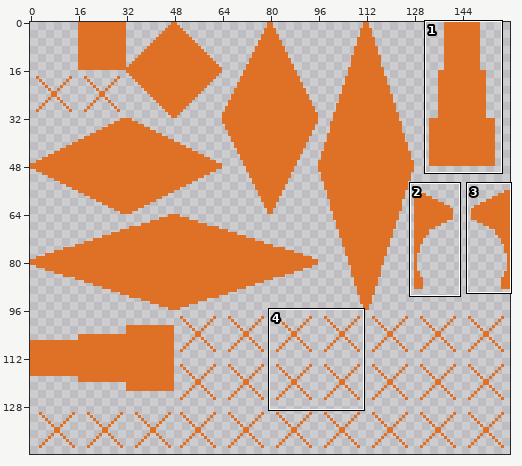
Pixel-art file, stored at art/baseTileset.aseprite. The picture above shows the old version from afar; the outline marks the close-up.
Close-up. First the earlier version:
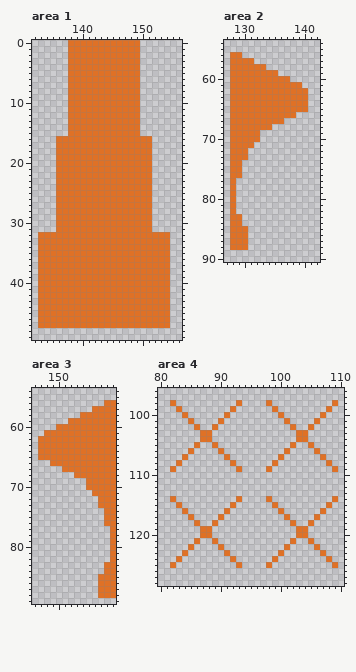
160x144 pixels, 1 frame. Shown: area 1: x 132..156, y 0..49; area 2: x 127..142, y 54..90; area 3: x 146..159, y 54..89; area 4: x 80..110, y 96..128. The commit also changed other parts of the picture, which this record leaves out.
Once edited:
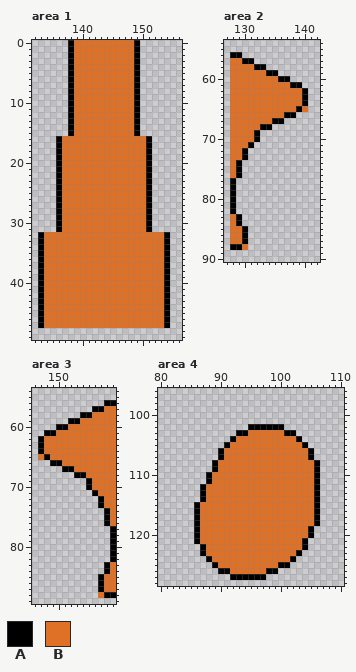
Palette (. is transparent): A #000000  B #df7126
Changes in this commit:
Changed rows in their new state; - is an unchanged pixel.
Area 1:
first column x 133:
 0 -----A----------A-----
 1 -----A----------A-----
 2 -----A----------A-----
 3 -----A----------A-----
 4 -----A----------A-----
 5 -----A----------A-----
 6 -----A----------A-----
 7 -----A----------A-----
 8 -----A----------A-----
 9 -----A----------A-----
10 -----A----------A-----
11 -----A----------A-----
12 -----A----------A-----
13 -----A----------A-----
14 -----A----------A-----
15 -----A----------A-----
16 ---A--------------A---
17 ---A--------------A---
18 ---A--------------A---
19 ---A--------------A---
20 ---A--------------A---
21 ---A--------------A---
22 ---A--------------A---
23 ---A--------------A---
24 ---A--------------A---
25 ---A--------------A---
26 ---A--------------A---
27 ---A--------------A---
28 ---A--------------A---
29 ---A--------------A---
30 ---A--------------A---
31 ---A--------------A---
32 A--------------------A
33 A--------------------A
34 A--------------------A
35 A--------------------A
36 A--------------------A
37 A--------------------A
38 A--------------------A
39 A--------------------A
40 A--------------------A
41 A--------------------A
42 A--------------------A
43 A--------------------A
44 A--------------------A
45 A--------------------A
46 A--------------------A
47 A--------------------A
Area 2:
first column x 128:
56 AA-----------
57 --AA---------
58 ----AA-------
59 ------AA-----
60 --------AA---
61 ----------AA-
62 ------------A
63 ------------A
64 ------------A
65 -----------A-
66 ---------AA--
67 -------AA----
68 -----AA------
69 ----A--------
70 ----A--------
71 ---A---------
72 --A----------
73 --A----------
74 -A-----------
75 -A-----------
76 -A-----------
77 A------------
78 A------------
79 A------------
80 A------------
81 A------------
82 A------------
83 -A-----------
84 -A-----------
85 --A----------
86 --A----------
87 --A----------
88 AA-----------
Area 3:
first column x 147:
56 -----------AA
57 ---------AA--
58 -------AA----
59 -----AA------
60 ---AA--------
61 -AA----------
62 A------------
63 A------------
64 A------------
65 -A-----------
66 --AA---------
67 ----AA-------
68 ------AA-----
69 --------A----
70 --------A----
71 ---------A---
72 ----------A--
73 ----------A--
74 -----------A-
75 -----------A-
76 -----------A-
77 ------------A
78 ------------A
79 ------------A
80 ------------A
81 ------------A
82 ------------A
83 -----------A-
84 -----------A-
85 ----------A--
86 ----------A--
87 ----------A--
88 -----------AA
Area 4:
first column x 82:
 98 .----------.----.----------.
 99 -.--------.------.--------.-
100 --.------.--------.------.--
101 ---.----.----------.----.---
102 ----.--.-----AAAAAA-.--.----
103 -----..----AABBBBBBAA..-----
104 -----..---ABBBBBBBBBBA.-----
105 ----.--.-ABBBBBBBBBB-BA.----
106 ---.----ABBBBBBBBBB-BBBA.---
107 --.-----A-BBBBBBBB-BBBBA-.--
108 -.-----ABB-BBBBBB-BBBBBBA-.-
109 .------ABBB-BBBB-BBBBBBBA--.
110 ------ABBBBBBBBBBBBBBBBBA---
111 ------ABBBBBBBBBBBBBBBBBA---
112 -----ABBBBBBBBBBBBBBBBBBA---
113 -----ABBBBBBBBBBBBBBBBBBA---
114 .----ABBBBB-BBBB-BBBBBBBA--.
115 -.--ABBBBB-BBBBBB-BBBBBBA-.-
116 --.-ABBBB-BBBBBBBB-BBBBBA.--
117 ---.ABBB-BBBBBBBBBB-BBBBA---
118 ----ABB-BBBBBBBBBBBB-BB-A---
119 ----A--BBBBBBBBBBBBBB--A----
120 ----A--BBBBBBBBBBBBBB--A----
121 ----ABB-BBBBBBBBBBBB-BA.----
122 ---.-ABB-BBBBBBBBBB-BBA-.---
123 --.--ABBB-BBBBBBBB-BBA---.--
124 -.----ABBB-BBBBBB-BBA-----.-
125 .------ABBB-BBBB-BAA-------.
126 --------AABBBBBBAA----------
127 ----------AAAAAA------------
Boxes around the changes in both close-ups, in picture pixels (x1, y1, x2, y2):
changed: (38, 40, 74, 328)
changed: (134, 40, 170, 328)
changed: (230, 52, 308, 250)
changed: (38, 400, 116, 598)
changed: (170, 400, 338, 580)
